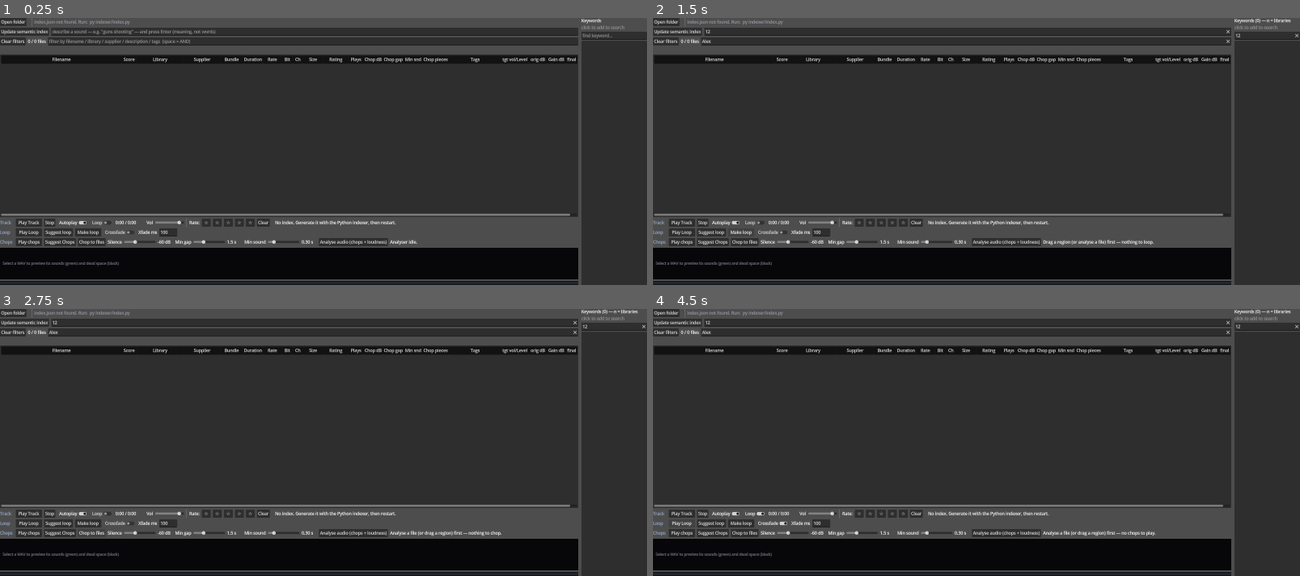
Above: before the commit, frames 1-4 (two rows, left to right).
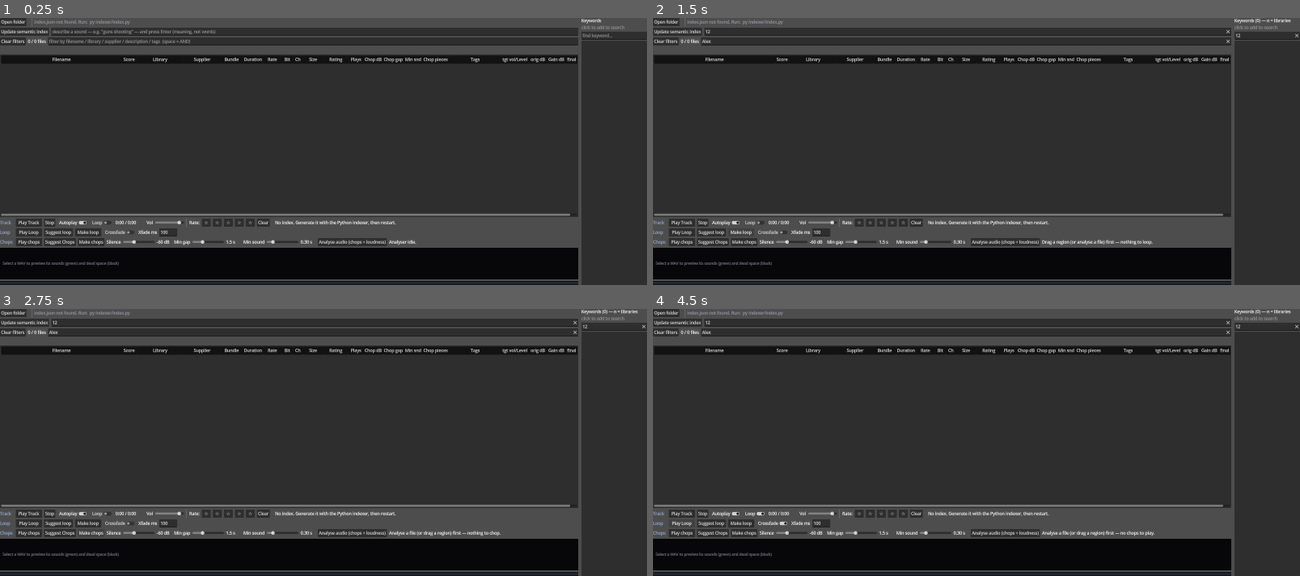
Above: after the commit, the same moments.

Repository: benedictcarter/sound_lib
Game: Godot game, scene res://main.tscn
Two runs of this game, one before a commit and one after it. Both use one fixed random seed, a clock stepped at 60 frames per second and the inputs below.
Inputs (mouse positions are in pixels of both pictures, inside the frame that each line leads up to):
- Up to frame 1 (0.25 s): no input
- Up to frame 2 (1.5 s): click (970, 31) at 0.52 s; type "12" at 0.6 s; click (963, 42) at 0.75 s; type "Alex" at 0.83 s; click (1267, 36) at 0.98 s; type "12" at 1.07 s; click "Make loop" at 1.25 s
- Up to frame 3 (2.75 s): click "Chop to files" (after the commit: "Make chops") at 2 s
- Up to frame 4 (4.5 s): click "Play Track" at 2.75 s; click "Play Track" at 3.5 s; click "Play Loop" at 4.25 s

The runs differ from the first frame. In frame 1, 0.3% of the frame differs, in the area x 12-65%, y 82-86%; in frame 2, 0.5%, in the area x 12-78%, y 82-86%; in frame 3, 0.4%; in frame 4, 0.5%.

Commit message:
Fix corrupt index.json (raw control char); rename Chop to files -> Make chops; auto-rename invalid filenames on analyse
Root cause of 'analyse audio didn't update the table': a bext description had a raw
\x13 control char. Godot's JSON.stringify (used by _save_index for delete-persist)
writes control chars UNescaped, so index.json became invalid for Python's strict
json.loads -> analyse_audio.py failed silently for the whole run.
- index.py sanitises control chars out of bext descriptions at source (_clean_text).
- _save_index scrubs control chars from strings before JSON.stringify (defensive).
- Regenerated a clean index.json.

UI: 'Chop to files' -> 'Make chops' (width 100 = 'Make loop', so it lines up under
it and Crossfade lines up under Silence).

Feature: analyse_audio.py now renames any file whose NAME has invalid characters
(control chars + Windows-forbidden set) to a cleaned, collision-safe name, migrating
its key across index/userdata/chopping/loudness, and writes a --renames report; the
app reloads those stores and shows a summary AcceptDialog. (Rarely fires on Windows,
where such names can't exist — a cross-platform safeguard.)

Co-Authored-By: Claude Opus 4.8 <noreply@anthropic.com>

Diff:
--- a/app/main.gd
+++ b/app/main.gd
@@ -450,6 +450,8 @@
 var _confirm_dialog: ConfirmationDialog  # Del -> yes/no delete-to-Recycle-Bin
 var _delete_pending: Array = []          # records awaiting delete confirmation
 var _index_generated: String = ""        # preserved index.json "generated" stamp
+var _info_dialog: AcceptDialog            # simple summary popup (renames, etc.)
+var _sg_renames_path: String = ""         # analyse job's invalid-name rename report
 var _xfade_chk: CheckButton             # preview the region as a crossfaded loop
 var _xfade_edit: LineEdit               # crossfade length (ms) for preview + Make loop
 var _loop_spec_path: String = ""
@@ -575,6 +577,7 @@
 	_loop_result_path = ProjectSettings.globalize_path("user://loop_result.json")
 	_sl_result_path = ProjectSettings.globalize_path("user://suggest_loop.json")
 	_convert_result_path = ProjectSettings.globalize_path("user://to_wav_result.json")
+	_sg_renames_path = ProjectSettings.globalize_path("user://analyse_renames.json")
 	_sem_result_path = ProjectSettings.globalize_path("user://search_result.json")
 	_emb_path = data_dir.path_join("embeddings.npz")
 	_emb_progress_path = ProjectSettings.globalize_path("user://embed_progress.json")
@@ -838,6 +841,9 @@
 	_confirm_dialog.get_cancel_button().text = "No"
 	_confirm_dialog.confirmed.connect(_do_delete_confirmed)
 	add_child(_confirm_dialog)
+
+	_info_dialog = AcceptDialog.new()              # summaries (e.g. files renamed)
+	add_child(_info_dialog)
 
 	_build_num_popup()
 
@@ -1353,7 +1359,7 @@
 	chopbar.add_child(sug)
 
 	_chop_btn = Button.new()
-	_chop_btn.text = "Chop to files"
+	_chop_btn.text = "Make chops"                   # aligns under 'Make loop'
 	_chop_btn.custom_minimum_size = Vector2(100, 0)
 	_chop_btn.tooltip_text = "Write each piece as name_chopped_NNN.wav next to the " \
 		+ "original (the original is KEPT). Re-run the indexer to see them."
@@ -3065,7 +3071,7 @@
 
 func _sg_run(script: String, progress: String) -> void:
 	var output: Array = []
-	var args := [script, "--only-missing", "--progress", progress]
+	var args := [script, "--only-missing", "--progress", progress, "--renames", _sg_renames_path]
 	var code := OS.execute("py", args, output, true)
 	if code == -1:                       # py launcher not found; try python
 		OS.execute("python", args, output, true)
@@ -3101,6 +3107,31 @@
 	var extra := "  (%d level'd rows updated)" % applied if applied > 0 else ""
 	_an_status.text = "Audio analysis complete: %d file%s (chops + loudness).%s" % [
 		analysed, "" if analysed == 1 else "s", extra]
+	_report_renames()                          # if the job renamed invalid-named files
+
+
+# If the analyse job renamed files with invalid characters, reload the path-keyed
+# stores (they were migrated on disk) and summarise the renames in a dialog.
+func _report_renames() -> void:
+	if not FileAccess.file_exists(_sg_renames_path):
+		return
+	var d: Variant = JSON.parse_string(FileAccess.get_file_as_string(_sg_renames_path))
+	if typeof(d) != TYPE_ARRAY or d.is_empty():
+		return
+	_load_index()                              # picks up renamed paths (rebuilds view)
+	_load_userdata()
+	_load_chopping()
+	_load_loudness()
+	_apply()
+	var lines := "Renamed %d file%s with invalid characters:\n" % [d.size(), "" if d.size() == 1 else "s"]
+	var shown := mini(d.size(), 15)
+	for i in shown:
+		lines += "\n• %s\n    → %s" % [String(d[i].get("old", "")).get_file(), String(d[i].get("new", "")).get_file()]
+	if d.size() > shown:
+		lines += "\n…and %d more" % (d.size() - shown)
+	_info_dialog.title = "Files renamed"
+	_info_dialog.dialog_text = lines
+	_info_dialog.popup_centered()
 
 
 # Re-read chopping.json from disk and repaint the chop cells of visible rows
@@ -3572,6 +3603,15 @@
 func _save_index() -> void:
 	if _library_root == "":
 		return
+	# Godot's JSON.stringify does NOT escape raw control chars (< 0x20); a stray one
+	# in a bext description (e.g. \x13) would make index.json invalid for strict
+	# parsers (Python's json, so analyse_audio.py). Scrub descriptions before write.
+	var ctrl := RegEx.new()
+	ctrl.compile("[\\x00-\\x1f]")
+	for r in _all:
+		var d: Variant = r.get("description")
+		if typeof(d) == TYPE_STRING and ctrl.search(d) != null:
+			r["description"] = ctrl.sub(d, " ", true).strip_edges()
 	var out := {
 		"library_root": _library_root,
 		"generated": _index_generated,
Not shown, changed: LESSONS_LEARNT.md
Not shown, changed: indexer/analyse_audio.py
Not shown, changed: indexer/index.py
